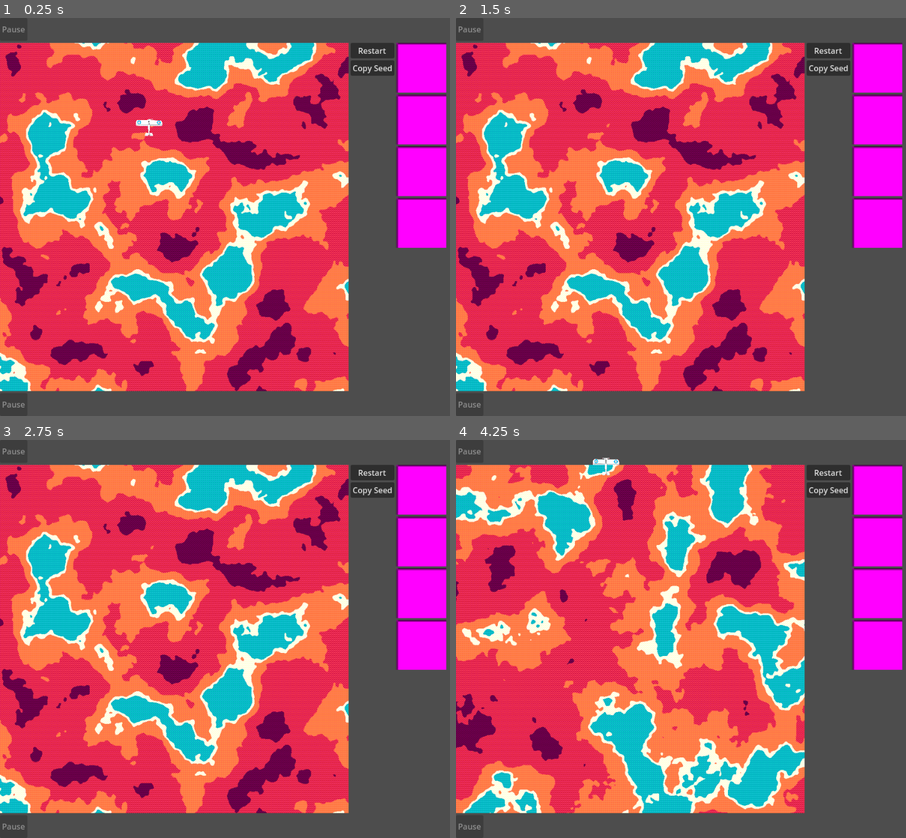
Above: before the commit, frames 1-4 (two rows, left to right).
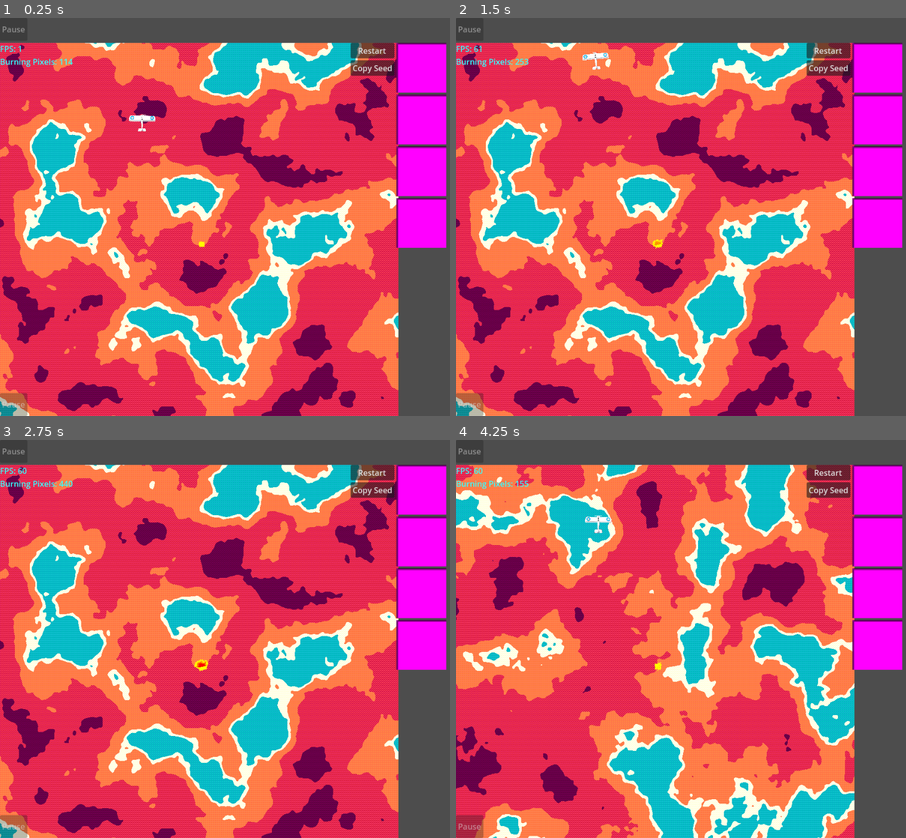
Above: after the commit, the same moments.

Repository: Levartar/2025-Brackeys-Game-Jam
Game: Godot game, scene res://scenes/game.tscn
Same seed, same stepped clock (60 frames per second), same inputs: the game is played once before the commit and once after it.
Inputs (mouse positions are in pixels of both pictures, inside the frame that each line leads up to):
- Up to frame 1 (0.25 s): no input
- Up to frame 2 (1.5 s): click "Copy Seed" at 0.5 s; click (879, 121) at 1.25 s
- Up to frame 3 (2.75 s): click (423, 591) at 2 s
- Up to frame 4 (4.25 s): click (879, 646) at 2.75 s; click "Restart" at 3.5 s

The runs differ from the first frame. In frame 1, 57% of the frame differs, in the area x 0-89%, y 6-100%; in frame 2, 57%; in frame 3, 57%; in frame 4, 58%, in the area x 0-89%, y 4-100%.
Error before the commit: Parse Error: Used space character for indentation instead of tab as used before in the file. (res://scripts/fire_starter.gd:76)

Commit message:
implemented water fade

Diff:
--- a/scenes/fire_starter.tscn
+++ b/scenes/fire_starter.tscn
@@ -59,7 +59,6 @@
 stretch_mode = 5
 
 [node name="WaterTexture" type="TextureRect" parent="Layers"]
-modulate = Color(1, 1, 1, 0.1254902)
 z_index = 2
 layout_mode = 1
 anchors_preset = 15
--- /dev/null
+++ b/scenes/flight_sim.tscn
@@ -0,0 +1,13 @@
+[gd_scene load_steps=3 format=3 uid="uid://bo4sk7qj01lqq"]
+
+[ext_resource type="PackedScene" uid="uid://chmmcxfcwm47k" path="res://scenes/plane.tscn" id="1_rur5r"]
+[ext_resource type="PackedScene" uid="uid://bc6kn2bd5ise0" path="res://scenes/fire_starter.tscn" id="2_2rvtq"]
+
+[node name="Flight Sim" type="Node2D"]
+
+[node name="Plane" parent="." instance=ExtResource("1_rur5r")]
+position = Vector2(285, 190)
+
+[node name="Terrain" parent="." instance=ExtResource("2_2rvtq")]
+offset_right = 800.0
+offset_bottom = 800.0
--- a/scenes/game.tscn
+++ b/scenes/game.tscn
@@ -1,8 +1,7 @@
-[gd_scene load_steps=5 format=3 uid="uid://6bypeyngjdqj"]
+[gd_scene load_steps=4 format=3 uid="uid://6bypeyngjdqj"]
 
 [ext_resource type="Script" uid="uid://dugpuu6ilaikm" path="res://scripts/map_container.gd" id="1_lnu2h"]
-[ext_resource type="PackedScene" uid="uid://chmmcxfcwm47k" path="res://scenes/plane.tscn" id="1_uwrxv"]
-[ext_resource type="PackedScene" uid="uid://bc6kn2bd5ise0" path="res://scenes/fire_starter.tscn" id="2_yqjtg"]
+[ext_resource type="PackedScene" uid="uid://bo4sk7qj01lqq" path="res://scenes/flight_sim.tscn" id="2_yqjtg"]
 
 [sub_resource type="PlaceholderTexture2D" id="PlaceholderTexture2D_lnu2h"]
 size = Vector2(100, 100)
@@ -55,11 +54,12 @@
 size_flags_horizontal = 0
 script = ExtResource("1_lnu2h")
 
-[node name="Plane" parent="CanvasLayer/VBoxContainer/HBoxContainer/MapContainer" instance=ExtResource("1_uwrxv")]
-position = Vector2(297.99997, 274)
+[node name="Flight Sim" parent="CanvasLayer/VBoxContainer/HBoxContainer/MapContainer" instance=ExtResource("2_yqjtg")]
 
-[node name="Terrain" parent="CanvasLayer/VBoxContainer/HBoxContainer/MapContainer" instance=ExtResource("2_yqjtg")]
-layout_mode = 1
+[node name="Plane" parent="CanvasLayer/VBoxContainer/HBoxContainer/MapContainer/Flight Sim" index="0"]
+is_test = true
+
+[node name="Terrain" parent="CanvasLayer/VBoxContainer/HBoxContainer/MapContainer/Flight Sim" index="1"]
 
 [node name="MapButtons" type="VBoxContainer" parent="CanvasLayer/VBoxContainer/HBoxContainer"]
 layout_mode = 2
@@ -104,9 +104,7 @@
 
 [connection signal="pressed" from="CanvasLayer/VBoxContainer/TopBar/PauseButton" to="CanvasLayer/VBoxContainer/HBoxContainer/MapContainer" method="_on_pause_button_pressed"]
 [connection signal="pressed" from="CanvasLayer/VBoxContainer/HBoxContainer/MapButtons/Restart" to="CanvasLayer/VBoxContainer/HBoxContainer/MapContainer" method="_on_restart_pressed"]
-[connection signal="pressed" from="CanvasLayer/VBoxContainer/HBoxContainer/MapButtons/CopySeed" to="CanvasLayer/VBoxContainer/HBoxContainer/MapContainer/Terrain" method="_on_copy_seed_pressed"]
 [connection signal="pressed" from="CanvasLayer/VBoxContainer/HBoxContainer/PlanesMenu/Plane1" to="CanvasLayer/VBoxContainer/HBoxContainer/MapContainer" method="_on_restart_pressed"]
-[connection signal="pressed" from="CanvasLayer/VBoxContainer/HBoxContainer/PlanesMenu/Plane2" to="CanvasLayer/VBoxContainer/HBoxContainer/MapContainer/Terrain" method="_on_copy_seed_pressed"]
-[connection signal="pressed" from="CanvasLayer/VBoxContainer/HBoxContainer/PlanesMenu/Plane3" to="CanvasLayer/VBoxContainer/HBoxContainer/MapContainer/Terrain" method="_on_copy_seed_pressed"]
-[connection signal="pressed" from="CanvasLayer/VBoxContainer/HBoxContainer/PlanesMenu/Plane4" to="CanvasLayer/VBoxContainer/HBoxContainer/MapContainer/Terrain" method="_on_copy_seed_pressed"]
 [connection signal="pressed" from="CanvasLayer/VBoxContainer/BottomBar/BottomButton" to="CanvasLayer/VBoxContainer/HBoxContainer/MapContainer" method="_on_bottom_button_pressed"]
+
+[editable path="CanvasLayer/VBoxContainer/HBoxContainer/MapContainer/Flight Sim"]
--- a/scenes/plane.tscn
+++ b/scenes/plane.tscn
@@ -4,10 +4,10 @@
 [ext_resource type="Texture2D" uid="uid://d1nhcwy286k7k" path="res://assets/plane.png" id="1_dt3pm"]
 
 [node name="Plane" type="CharacterBody2D"]
-z_index = 3
+z_index = 4
 rotation = 0.011300007
 script = ExtResource("1_206p1")
-rotation_speed = 10.0
+speed = 100
 
 [node name="Sprite2D" type="Sprite2D" parent="."]
 z_index = 1
--- a/scenes/trail.tscn
+++ b/scenes/trail.tscn
@@ -3,7 +3,8 @@
 [ext_resource type="Script" uid="uid://bas2jbxe76cis" path="res://scripts/trail.gd" id="1_rsj4o"]
 
 [node name="Trail" type="Line2D"]
-z_index = 2
+visible = false
+z_index = 3
 points = PackedVector2Array(0, 0, 0, 5)
 width = 100.0
 default_color = Color(0.22481102, 0.40539506, 0.883069, 1)
--- a/scripts/fire_starter.gd
+++ b/scripts/fire_starter.gd
@@ -8,7 +8,7 @@
 @onready var label: Label = $Label
 
 const MATERIALS = preload("res://scripts/earth_texture.gd").MATERIALS
-var color_to_material = {} #Lookup HashMap
+var color_to_material = {} # Lookup HashMap
 
 
 var earth_img: Image
@@ -19,59 +19,63 @@
 var water_tex: ImageTexture
 
 # Burning pixel management
-var burning_pixels := {}           # Dictionary: pos -> true
-var burning_pixel_keys := []       # Array of Vector2i
+var burning_pixels := {} # Dictionary: pos -> true
+var burning_pixel_keys := [] # Array of Vector2i
 var chunk_index := 0
 const CHUNK_DIVISOR = 10
 
 const ash_col = Color(0.2, 0.2, 0.2, 1)
 const alpha_col = Color(0, 0, 0, 0)
 
+var timer = 0
+@export var water_longevity: float = 3
+@export var water_fade_steps: float = 4
+
 func _ready():
-	# Create images
-	earth_img = Image.create(TEX_SIZE.x, TEX_SIZE.y, false, Image.FORMAT_RGBA8)
-	fire_img = Image.create(TEX_SIZE.x, TEX_SIZE.y, false, Image.FORMAT_RGBA8)
-	water_img = Image.create(TEX_SIZE.x, TEX_SIZE.y, false, Image.FORMAT_RGBA8)
-
-	# Init earth image from EarthTexture node
-	var earth_node = earth_rect
-	if earth_node.texture and earth_node.texture is ImageTexture:
-		earth_img = earth_node.texture.get_image().duplicate()
-	else:
-		push_error("EarthTexture node does not have a valid ImageTexture!")
-		return
-
-	#Init material lookup
-	for mat_name in MATERIALS.keys():
-		var mat_col = MATERIALS[mat_name].color
-		var key = color_to_key(mat_col)
-		color_to_material[key] = MATERIALS[mat_name]
-
-	fire_img = Image.create(TEX_SIZE.x, TEX_SIZE.y, false, Image.FORMAT_RGBA8)
-	water_img = Image.create(TEX_SIZE.x, TEX_SIZE.y, false, Image.FORMAT_RGBA8)
-
-	# Create textures
-	earth_tex = ImageTexture.create_from_image(earth_img)
-	fire_tex = ImageTexture.create_from_image(fire_img)
-	water_tex = ImageTexture.create_from_image(water_img)
-
-	# Assign textures to TextureRects
-	earth_rect.texture = earth_tex
-	fire_rect.texture = fire_tex
-	water_rect.texture = water_tex
-
-	ignite_area(Rect2i(Vector2i(TEX_SIZE.x/2, TEX_SIZE.y/2), Vector2i(10, 10)))
+  # Create images
+  earth_img = Image.create(TEX_SIZE.x, TEX_SIZE.y, false, Image.FORMAT_RGBA8)
+  fire_img = Image.create(TEX_SIZE.x, TEX_SIZE.y, false, Image.FORMAT_RGBA8)
+  water_img = Image.create(TEX_SIZE.x, TEX_SIZE.y, false, Image.FORMAT_RGBA8)
+
+  # Init earth image from EarthTexture node
+  var earth_node = earth_rect
+  if earth_node.texture and earth_node.texture is ImageTexture:
+    earth_img = earth_node.texture.get_image().duplicate()
+  else:
+    push_error("EarthTexture node does not have a valid ImageTexture!")
+    return
+
+  #Init material lookup
+  for mat_name in MATERIALS.keys():
+    var mat_col = MATERIALS[mat_name].color
+    var key = color_to_key(mat_col)
+    color_to_material[key] = MATERIALS[mat_name]
+
+  fire_img = Image.create(TEX_SIZE.x, TEX_SIZE.y, false, Image.FORMAT_RGBA8)
+  water_img = Image.create(TEX_SIZE.x, TEX_SIZE.y, false, Image.FORMAT_RGBA8)
+
+  # Create textures
+  earth_tex = ImageTexture.create_from_image(earth_img)
+  fire_tex = ImageTexture.create_from_image(fire_img)
+  water_tex = ImageTexture.create_from_image(water_img)
+
+  # Assign textures to TextureRects
+  earth_rect.texture = earth_tex
+  fire_rect.texture = fire_tex
+  water_rect.texture = water_tex
+
+  ignite_area(Rect2i(Vector2i(TEX_SIZE.x / 2, TEX_SIZE.y / 2), Vector2i(10, 10)))
 
 func ignite_area(rect: Rect2i):
-	for x in range(rect.position.x, rect.position.x + rect.size.x):
-		for y in range(rect.position.y, rect.position.y + rect.size.y):
-			ignite_pixel(Vector2i(x, y)) # change indentation
+  for x in range(rect.position.x, rect.position.x + rect.size.x):
+    for y in range(rect.position.y, rect.position.y + rect.size.y):
+      ignite_pixel(Vector2i(x, y)) # change indentation
 
 func ignite_pixel(pos: Vector2i):
-	if not burning_pixels.has(pos):
-		burning_pixels[pos] = true
-		burning_pixel_keys.append(pos)
-		fire_img.set_pixel(pos.x, pos.y, Color(1, 1.0, 0, 1))
+  if not burning_pixels.has(pos):
+    burning_pixels[pos] = true
+    burning_pixel_keys.append(pos)
+    fire_img.set_pixel(pos.x, pos.y, Color(1, 1.0, 0, 1))
 
 func throw_water(rect: Rect2i):
   for x in range(rect.position.x, rect.position.x + rect.size.x):
@@ -93,93 +97,108 @@
   _update_water_texture()
 
 func _update_earth_texture():
-	earth_tex.update(earth_img)
+  earth_tex.update(earth_img)
 
 func _update_fire_texture():
-	fire_tex.update(fire_img)
+  fire_tex.update(fire_img)
 
 func _update_water_texture():
-	water_tex.update(water_img)
+  water_tex.update(water_img)
 
 # Ignite a random neighbor of a burning pixel
 func ignite_random_neighbor(pos: Vector2i, to_ignite: Array) -> void:
-	var neighbors = [Vector2i(-1, 0), Vector2i(1, 0), Vector2i(0, -1), Vector2i(0, 1)]
-	var n = neighbors[randi() % neighbors.size()]
-	var nx = pos.x + n.x
-	var ny = pos.y + n.y
-	if nx >= 0 and nx < TEX_SIZE.x and ny >= 0 and ny < TEX_SIZE.y:
-		to_ignite.append(Vector2i(nx, ny))
+  var neighbors = [Vector2i(-1, 0), Vector2i(1, 0), Vector2i(0, -1), Vector2i(0, 1)]
+  var n = neighbors[randi() % neighbors.size()]
+  var nx = pos.x + n.x
+  var ny = pos.y + n.y
+  if nx >= 0 and nx < TEX_SIZE.x and ny >= 0 and ny < TEX_SIZE.y:
+    to_ignite.append(Vector2i(nx, ny))
 
 
 func _process(_delta):
-	var fps = Engine.get_frames_per_second()
-	label.text = "FPS: %d\nBurning Pixels: %d" % [fps, burning_pixels.size()]
-
-	var total = burning_pixel_keys.size()
-	if total == 0:
-		return
-	var chunk_size = int(ceil(total / float(CHUNK_DIVISOR)))
-	var start = chunk_index * chunk_size
-	var end = min(start + chunk_size, total)
-	var to_remove = []
-	var to_ignite = []
-	for i in range(start, end):
-		var pos = burning_pixel_keys[i]
-		var bx = pos.x
-		var by = pos.y
-		var fire_val = fire_img.get_pixel(bx, by)
-		if fire_val.r > 0.5:
-			var water_col = water_img.get_pixel(bx, by)
-			var earth_col = earth_img.get_pixel(bx, by)
-			var pixel_mat = get_material_from_color(earth_col)
-			# Remove if earth material is ash, sand, or river, or if water is present
-			if water_col.b > 0.5 \
-				or earth_col.r <=0.4\
-				or earth_col.b >=0.6:
-				to_remove.append(pos)
-				continue
-			fire_val.g -= (1.0 / pixel_mat["lifetime"])* (int(CHUNK_DIVISOR) / 60.0) #pixel_mat["lifetime"] Lifetime in triggers per second
-			if randf() <= pixel_mat["ignition_chance"]:
-				ignite_random_neighbor(Vector2i(bx, by), to_ignite)
-			if fire_val.g <= 0.0:
-				to_remove.append(pos)
-			else:
-				fire_img.set_pixel(bx, by, Color(fire_val.r, fire_val.g, fire_val.b, fire_val.a))
-		else:
-			to_remove.append(pos)
-	# Ignite new fires
-	for pos in to_ignite:
-		ignite_pixel(pos)
-	# Remove extinguished or burned out pixels from both dict and key array
-	for pos in to_remove:
-		_extinguish_pixel(pos)
-	chunk_index = (chunk_index + 1) % CHUNK_DIVISOR
-	_update_fire_texture()
-	_update_earth_texture()
+  var fps = Engine.get_frames_per_second()
+  label.text = "FPS: %d\nBurning Pixels: %d" % [fps, burning_pixels.size()]
+
+  var total = burning_pixel_keys.size()
+  if total == 0:
+    return
+  var chunk_size = int(ceil(total / float(CHUNK_DIVISOR)))
+  var start = chunk_index * chunk_size
+  var end = min(start + chunk_size, total)
+  var to_remove = []
+  var to_ignite = []
+  for i in range(start, end):
+    var pos = burning_pixel_keys[i]
+    var bx = pos.x
+    var by = pos.y
+    var fire_val = fire_img.get_pixel(bx, by)
+    if fire_val.r > 0.5:
+      var water_col = water_img.get_pixel(bx, by)
+      var earth_col = earth_img.get_pixel(bx, by)
+      var pixel_mat = get_material_from_color(earth_col)
+      # Remove if earth material is ash, sand, or river, or if water is present
+      if water_col.b > 0.5 \
+        or earth_col.r <= 0.4 \
+        or earth_col.b >= 0.6:
+        to_remove.append(pos)
+        continue
+      fire_val.g -= (1.0 / pixel_mat["lifetime"]) * (int(CHUNK_DIVISOR) / 60.0) # pixel_mat["lifetime"] Lifetime in triggers per second
+      if randf() <= pixel_mat["ignition_chance"]:
+        ignite_random_neighbor(Vector2i(bx, by), to_ignite)
+      if fire_val.g <= 0.0:
+        to_remove.append(pos)
+      else:
+        fire_img.set_pixel(bx, by, Color(fire_val.r, fire_val.g, fire_val.b, fire_val.a))
+    else:
+      to_remove.append(pos)
+  # Ignite new fires
+  for pos in to_ignite:
+    ignite_pixel(pos)
+  # Remove extinguished or burned out pixels from both dict and key array
+  for pos in to_remove:
+    _extinguish_pixel(pos)
+  chunk_index = (chunk_index + 1) % CHUNK_DIVISOR
+  _update_fire_texture()
+  _update_earth_texture()
+  timer += _delta
+  if timer >= water_longevity / water_fade_steps:
+    timer -= water_longevity / water_fade_steps
+    fade_water_alpha(1 / water_fade_steps)
+    _update_water_texture()
+
+func fade_water_alpha(fade_rate: float):
+  for x in range(TEX_SIZE.x):
+    for y in range(TEX_SIZE.y):
+      var pixel = water_img.get_pixel(x, y)
+      if pixel.a > 0.01: # Only process visible water pixels
+        pixel.a -= fade_rate
+        if pixel.a < 0.01: # Set to fully transparent when nearly invisible
+          pixel = Color(0, 0, 0, 0)
+        water_img.set_pixel(x, y, pixel)
 
 func _extinguish_pixel(pos: Vector2i):
-	burning_pixels.erase(pos)
-	var idx = burning_pixel_keys.find(pos)
-	fire_img.set_pixel(pos.x, pos.y, alpha_col)
-	var old_col = earth_img.get_pixel(pos.x, pos.y)
-	var new_col = old_col.lerp(ash_col, 0.5)
-	earth_img.set_pixel(pos.x, pos.y, new_col)
-	if idx != -1:
-		burning_pixel_keys.remove_at(idx)
+  burning_pixels.erase(pos)
+  var idx = burning_pixel_keys.find(pos)
+  fire_img.set_pixel(pos.x, pos.y, alpha_col)
+  var old_col = earth_img.get_pixel(pos.x, pos.y)
+  var new_col = old_col.lerp(ash_col, 0.5)
+  earth_img.set_pixel(pos.x, pos.y, new_col)
+  if idx != -1:
+    burning_pixel_keys.remove_at(idx)
 
 # Convert world position to texture coordinates
 func world_to_texture_coords(world_pos: Vector2) -> Vector2i:
-	# Assuming the fire texture covers the entire screen/viewport
-	# You'll need to adjust this based on your actual setup
-	var texture_pos = world_pos # Adjust scaling/offset as needed
-	return Vector2i(int(texture_pos.x), int(texture_pos.y))
+  # Assuming the fire texture covers the entire screen/viewport
+  # You'll need to adjust this based on your actual setup
+  var texture_pos = world_pos # Adjust scaling/offset as needed
+  return Vector2i(int(texture_pos.x), int(texture_pos.y))
 
 # Check if a world position intersects with fire
 func is_position_on_fire(world_pos: Vector2) -> bool:
-	var tex_pos = world_to_texture_coords(world_pos)
-	if tex_pos.x >= 0 and tex_pos.x < TEX_SIZE.x and tex_pos.y >= 0 and tex_pos.y < TEX_SIZE.y:
-		return burning_pixels.has(tex_pos)
-	return false
+  var tex_pos = world_to_texture_coords(world_pos)
+  if tex_pos.x >= 0 and tex_pos.x < TEX_SIZE.x and tex_pos.y >= 0 and tex_pos.y < TEX_SIZE.y:
+    return burning_pixels.has(tex_pos)
+  return false
 
 # Drop water at world position
 func drop_water_at_position(world_pos: Vector2, radius: int = 10):
@@ -187,14 +206,14 @@
   throw_water_circle(tex_pos, radius)
 
 func color_to_key(color: Color) -> String:
-		# Round to 2 decimal places for tolerance
-		return "%0.2f,%0.2f,%0.2f" % [color.r, color.g, color.b]
+    # Round to 2 decimal places for tolerance
+    return "%0.2f,%0.2f,%0.2f" % [color.r, color.g, color.b]
 
 func get_material_from_color(color: Color):
-	var key = color_to_key(color)
-	if color_to_material.has(key):
-		return color_to_material[key]
-	return MATERIALS["none"]
+  var key = color_to_key(color)
+  if color_to_material.has(key):
+    return color_to_material[key]
+  return MATERIALS["none"]
 
 func _on_copy_seed_pressed() -> void:
-	$Layers/EarthTexture.copy_seed_to_clipboard()
+  $Layers/EarthTexture.copy_seed_to_clipboard()
--- a/scripts/trail.gd
+++ b/scripts/trail.gd
@@ -22,7 +22,7 @@
 func _process(_delta):
   if is_active:
     if plane == null: print("Trail could not find Plane instance!"); return
-    var pos = plane.global_position
+    var pos = plane.position
     if (points.is_empty() or pos.distance_to(points[-1]) > min_distance):
       add_point(pos)
       # if terrain and terrain.is_position_on_fire(pos):
